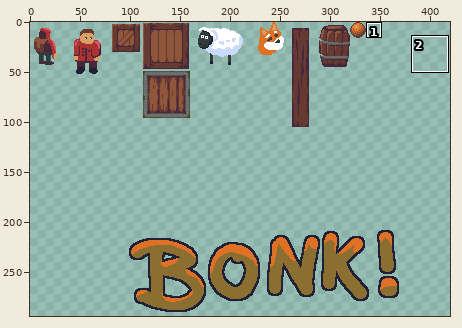
A pixel-art file gets an edit: angry-bonk/sprites/sprites.aseprite. Above, an overview of the earlier version with the close-up marked.
Close-up. Before the commit:
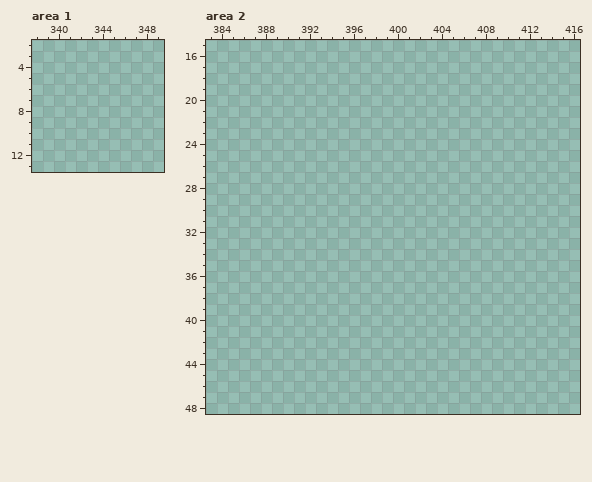
512x512 pixels, 1 frame. Shown: area 1: x 338..349, y 2..13; area 2: x 383..416, y 15..48. The wide view leaves out empty margins. The commit also changed other parts of the picture, which this record leaves out.
Now the later version:
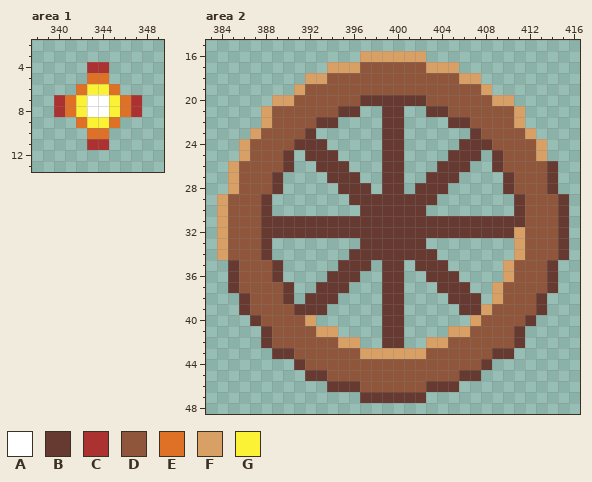
Palette (. is transparent): A #ffffff  B #663931  C #ac3232  D #8f563b  E #df7126  F #d9a066  G #fbf236
Diff:
--- area 1, layer "Layer 3"
@@ x 338..349 @@
  3 ............
- 4 ............
- 5 ............
- 6 ............
- 7 ............
- 8 ............
- 9 ............
-10 ............
-11 ............
+ 4 .....CC.....
+ 5 .....EE.....
+ 6 ....EGGE....
+ 7 ..CEGAAGEC..
+ 8 ..CEGAAGEC..
+ 9 ....EGGE....
+10 .....EE.....
+11 .....CC.....
 12 ............
--- area 2, layer "Layer 3"
@@ x 383..416 @@
 15 ..................................
-16 ..................................
-17 ..................................
-18 ..................................
-19 ..................................
-20 ..................................
-21 ..................................
-22 ..................................
-23 ..................................
-24 ..................................
-25 ..................................
-26 ..................................
-27 ..................................
-28 ..................................
-29 ..................................
-30 ..................................
-31 ..................................
-32 ..................................
-33 ..................................
-34 ..................................
-35 ..................................
-36 ..................................
-37 ..................................
-38 ..................................
-39 ..................................
-40 ..................................
-41 ..................................
-42 ..................................
-43 ..................................
-44 ..................................
-45 ..................................
-46 ..................................
-47 ..................................
+16 ..............FFFFFF..............
+17 ...........FFFDDDDDDFFF...........
+18 .........FFDDDDDDDDDDDDFF.........
+19 ........FDDDDDDDDDDDDDDDDF........
+20 ......FFDDDDDDBBBBBBDDDDDDFF......
+21 .....FDDDDDDBB..BB..BBDDDDDDF.....
+22 .....FDDDDBB....BB....BBDDDDF.....
+23 ....FDDDDB......BB......BDDDDF....
+24 ...FDDDDBBB.....BB.....BBBDDDDF...
+25 ...FDDDB.BBB....BB....BBB.BDDDF...
+26 ..FDDDDB..BBB...BB...BBB..BDDDDB..
+27 ..FDDDB....BBB..BB..BBB....BDDDB..
+28 ..FDDDB.....BBB.BB.BBB.....BDDDB..
+29 .FDDDB.......BBBBBBBB.......BDDDB.
+30 .FDDDB........BBBBBB........BDDDB.
+31 .FDDDBBBBBBBBBBBBBBBBBBBBBBBBDDDB.
+32 .FDDDBBBBBBBBBBBBBBBBBBBBBBBFDDDB.
+33 .FDDDB........BBBBBB........FDDDB.
+34 .FDDDB.......BBBBBBBB.......FDDDB.
+35 ..BDDDB.....BBB.BB.BBB.....FDDDB..
+36 ..BDDDB....BBB..BB..BBB....FDDDB..
+37 ..BDDDDB..BBB...BB...BBB..FDDDDB..
+38 ...BDDDB.BBB....BB....BBB.FDDDB...
+39 ...BDDDDBBB.....BB.....BBFDDDDB...
+40 ....BDDDDF......BB......FDDDDB....
+41 .....BDDDDFF....BB....FFDDDDB.....
+42 .....BDDDDDDFF..BB..FFDDDDDDB.....
+43 ......BBDDDDDDFFFFFFDDDDDDBB......
+44 ........BDDDDDDDDDDDDDDDDB........
+45 .........BBDDDDDDDDDDDDBB.........
+46 ...........BBBDDDDDDBBB...........
+47 ..............BBBBBB..............
 48 ..................................
Pixel boxes of the changes (left, top, right, bottom) in both close-ups:
added: (54, 62, 142, 150)
added: (217, 51, 569, 403)
